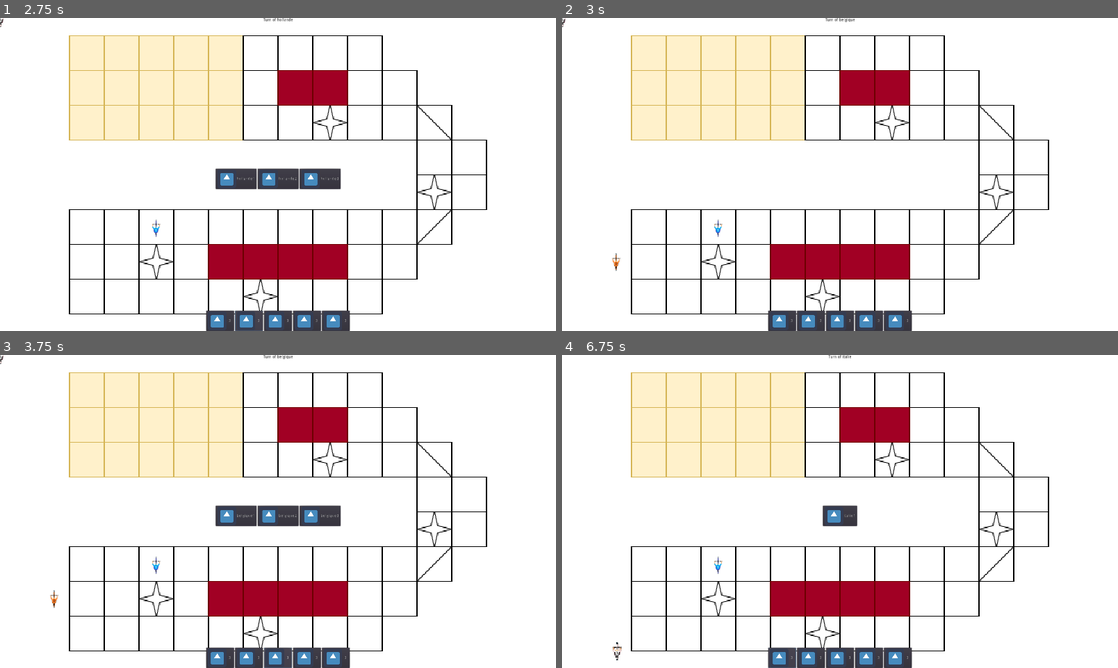
Above: before the commit, frames 1-4 (two rows, left to right).
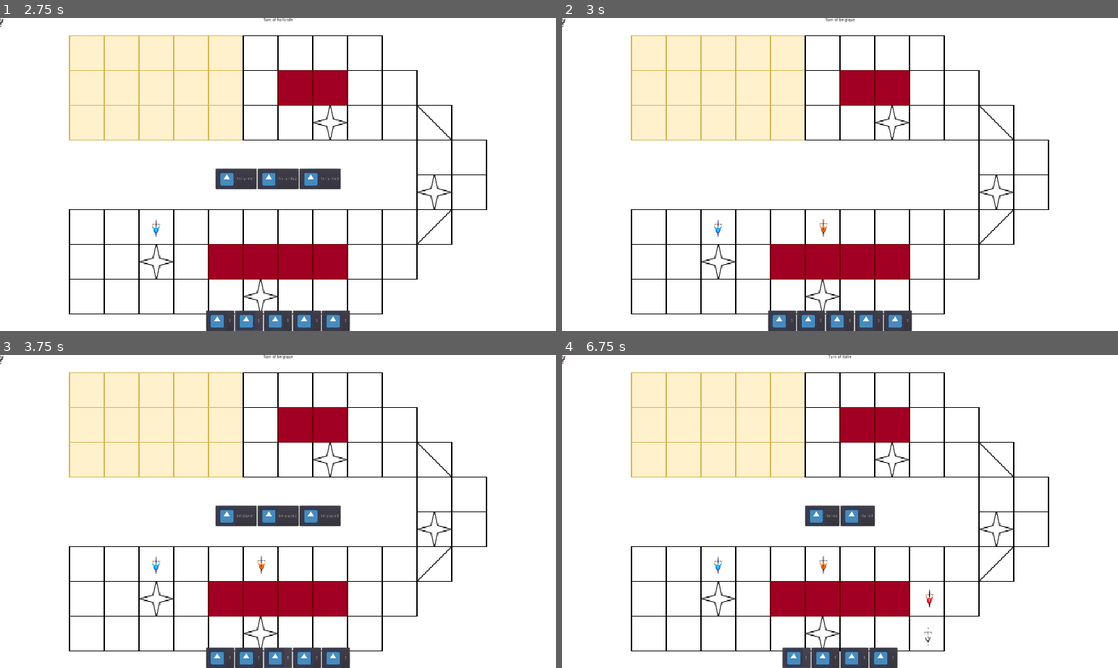
Above: after the commit, the same moments.

Repository: abarbieux/TIA-Prolog-Project
Game: Godot game, scene res://Main.tscn
Same seed, same stepped clock (60 frames per second), same inputs: the game is played once before the commit and once after it. The engine's default icon, where the game draws it, is replaced by a stand-in: a white triangle on a blue panel in a dark square.
Inputs:
- Up to frame 1 (2.75 s): click "3" at 0.5 s; click "italie1" at 1.25 s; click "3" at 2 s
- Up to frame 2 (3 s): click "hollande1" at 2.75 s
- Up to frame 3 (3.75 s): click "3" at 3.5 s
- Up to frame 4 (6.75 s): click "belgique1" at 4.25 s; click "3" at 5 s; click "allemagne1" at 5.75 s; click "3" at 6.5 s

Frame 1 is identical in both runs. In frame 2, less than 0.1% of the frame differs, in the area x 9-48%, y 64-81%; in frame 3, less than 0.1%; in frame 4, 1.9%, in the area x 0-67%, y 0-100%.

Commit message:
recule allow

Diff:
--- a/Main.gd
+++ b/Main.gd
@@ -73,7 +73,6 @@
 func MovePlayer(New_Pos, index, value, Carte_Movment : bool = true):
 	player_selected.CurrentCase = New_Pos
 
-
 	player_selected.position = _path.get_child(player_selected.CurrentCase.y).curve.get_point_position(player_selected.CurrentCase.x)
 
 	Add_Score(value,player_selected.Pays)
@@ -84,10 +83,12 @@
 	for child in $Current_Cards.get_children():
 		child.queue_free()
 
-	if Carte_Movment == false :
+	if Carte_Movment == true :
 		_Deck.Deck_Carte_Player[_country_turn_index].erase(value)
 		_Deck._cards.append(value)
 		_Deck.Empty_Deck_check()
+	else:
+		return
 
 	if _A_Star.Chemins[New_Pos.y][New_Pos.x] == 3 :
 		End()
@@ -173,8 +174,9 @@
 
 			if !Check_player_already_here:
 				var Best_Path:Array = _A_Star._get_path(player_selected.CurrentCase, Vector2(_clamp, Chemin_Chosen))
-				if Best_Path != []:
+				if Best_Path != [] && Best_Path.size() <= value:
 					var New_Pos : Vector2 = Best_Path[-1]
+					print("_country_turn_index : ", _country_turn_index)
 					MovePlayer(New_Pos, index,value)
 					return
 	$Movement_Error.show()
@@ -185,9 +187,10 @@
 func Question_Mark_Case(index,value) :
 	var surprise_movment: int = randi() % 7 - 3
 	print("surprise_movment",surprise_movment)
-#	surprise_movment = 3
+	surprise_movment = 3
 	if surprise_movment == 0 :
 		return
+
 	var New_pos : Vector2 = player_selected.CurrentCase + Vector2(surprise_movment,0)
 	var Occupied_List : Array = []
 
@@ -201,11 +204,18 @@
 					Occupied_List.append(cycliste)
 
 			if !Check_player_already_here:
+				print("CurrentCase : ", player_selected.CurrentCase)
+				print("NextCase : ", Vector2(_clamp, Chemin_Chosen))
 				var Best_Path:Array = _A_Star._get_path(player_selected.CurrentCase, Vector2(_clamp, Chemin_Chosen))
-				if Best_Path != []:
+				if Best_Path != [] && Best_Path.size() <= surprise_movment:
 					var New_Pos : Vector2 = Best_Path[-1]
+					print("New Pos : ", New_Pos)
 					MovePlayer(New_Pos, index,surprise_movment, false)
 					return
+#				else :
+#					var New_Pos := Vector2(_clamp, Chemin_Chosen)
+#					MovePlayer(New_Pos, index,surprise_movment, false)
+#					return
 #			else :
 #				print("deja la" , player_selected, player_selected.CurrentCase)
 
@@ -260,13 +270,14 @@
 		var check_pos_no_occupied : bool = true
 		if _A_Star.Chemins[Chemin_Chosen][_clamp] == 0 || _A_Star.Chemins[Chemin_Chosen][_clamp] == 2 || _A_Star.Chemins[Chemin_Chosen][_clamp] == 3:
 			var Best_Path: PoolVector2Array = _A_Star._get_path(player_selected.CurrentCase, Vector2(_clamp, Chemin_Chosen))
-			if Best_Path.size() == 0:
+			if Best_Path.size() == 0 || Best_Path.size() > value:
 				continue
 			for player in _Players:
 				if player.CurrentCase == Best_Path[-1] :
 					check_pos_no_occupied = false
 					break
 			if check_pos_no_occupied :
+				print("Best_Path",Best_Path)
 				return Best_Path
 	return []
 
--- a/Scripts/AStar.gd
+++ b/Scripts/AStar.gd
@@ -49,12 +49,15 @@
 		# Right, Left, Down, Up, TopLeft, TopRight, BottomLeft, BottomRight
 #		var neighbors = [Vector2(1,0), Vector2(-1,0), Vector2(0,1), Vector2(0,-1), Vector2(-1, -1), Vector2(1, -1), Vector2(-1,1), Vector2(1,1)]
 
+		# Right, Left, TopLeft, TopRight, BottomLeft, BottomRight
+		var neighbors = [Vector2(1,0), Vector2(-1,0), Vector2(-1, -1), Vector2(1, -1), Vector2(-1,1), Vector2(1,1)]
+
 		# Right, TopRight, BottomRight
-		var neighbors = [Vector2(1,0), Vector2(1, -1), Vector2(1,1)]
+#		var neighbors = [Vector2(1,0), Vector2(1, -1), Vector2(1,1)]
 		for neighbor in neighbors:
 			var next_cell = cell + neighbor
 			if used_cells.has(next_cell):
-				astar.connect_points(id(cell), id(next_cell), true)
+				astar.connect_points(id(cell), id(next_cell))
 
 func _get_path(start,end):
 	if Chemins[start.y][start.x] == 1:
